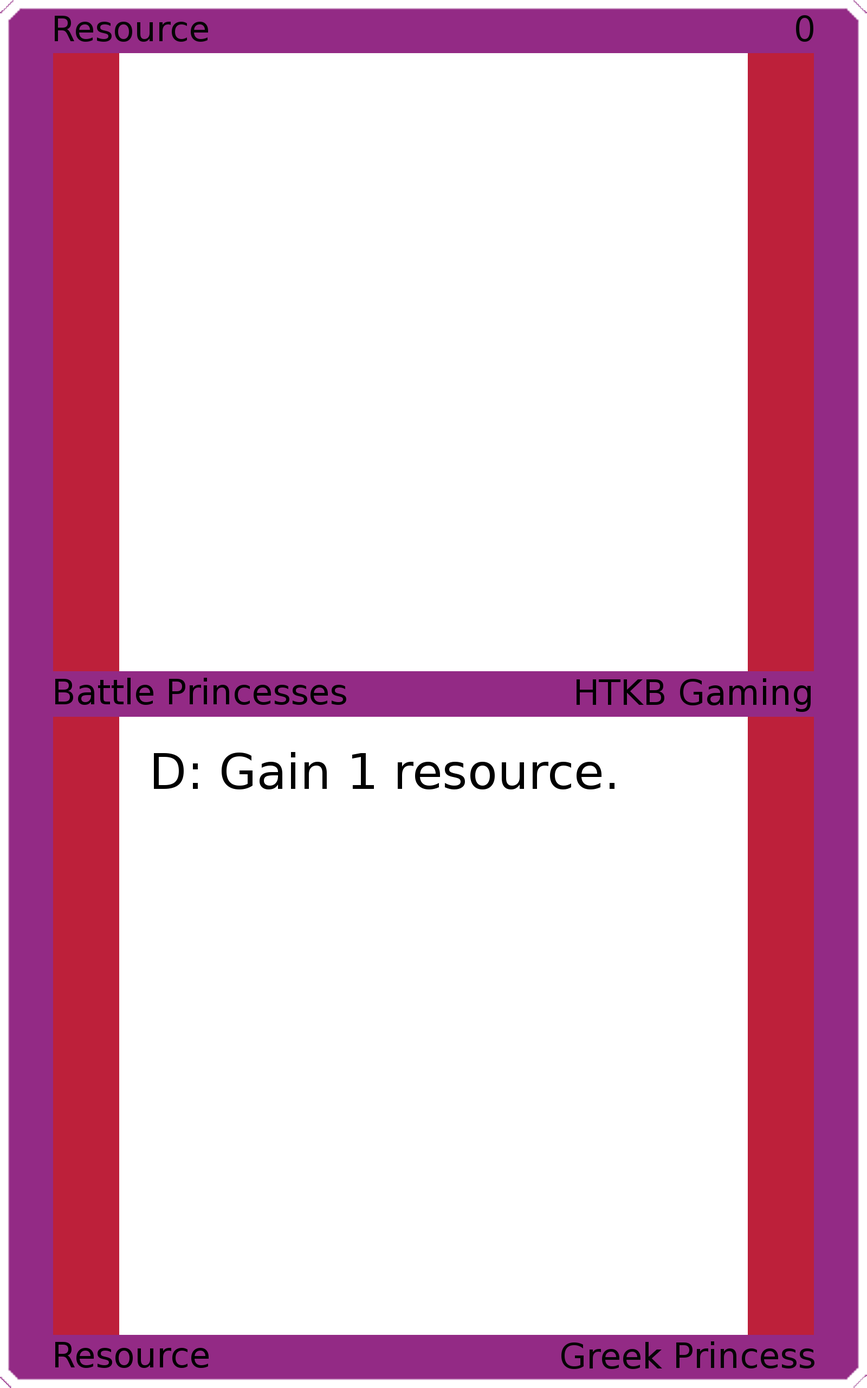
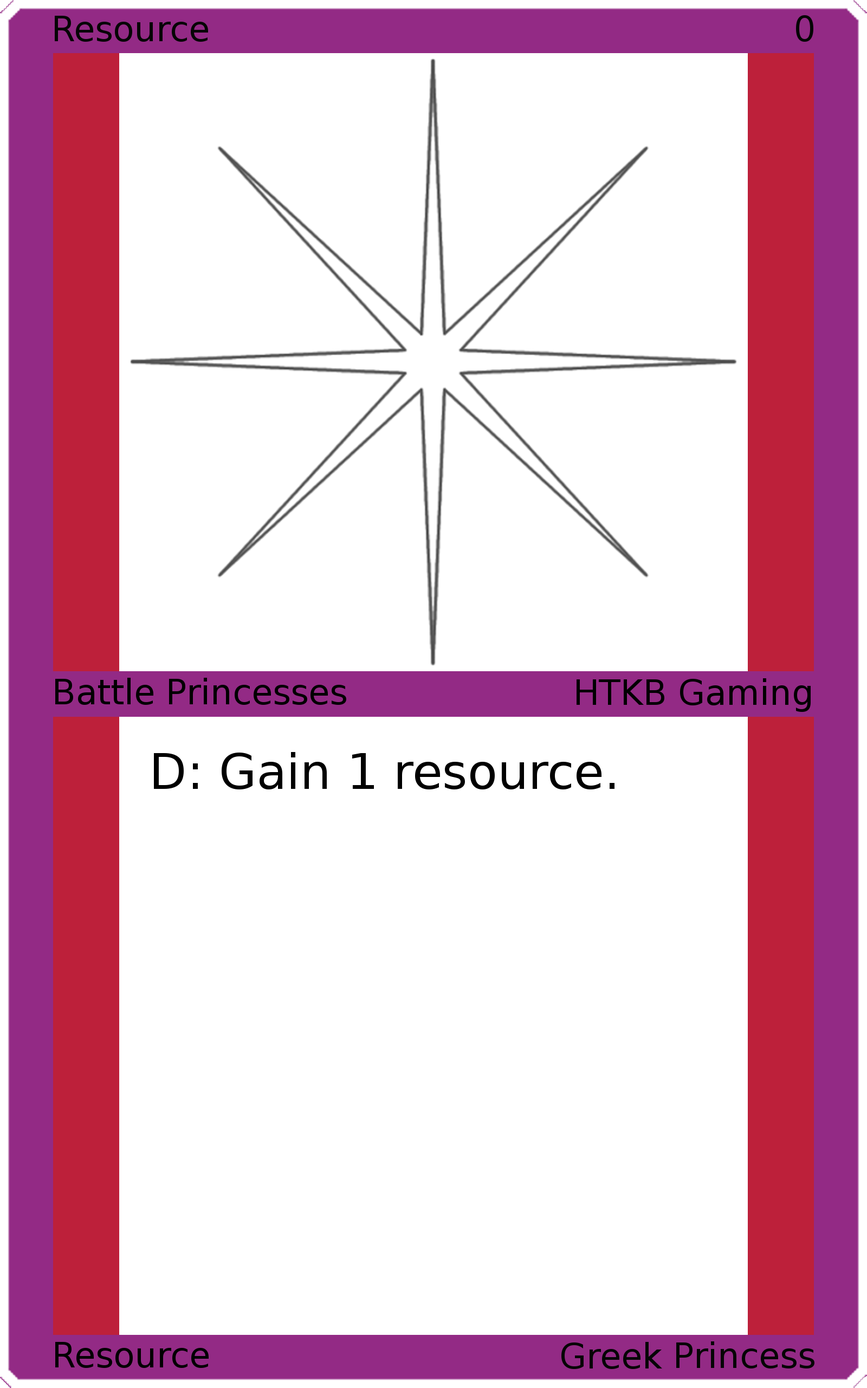
Layer changes from the first 867 × 1388 image to the second:
added layer "Art" above "Top Background" over 129, 57, 738, 666
